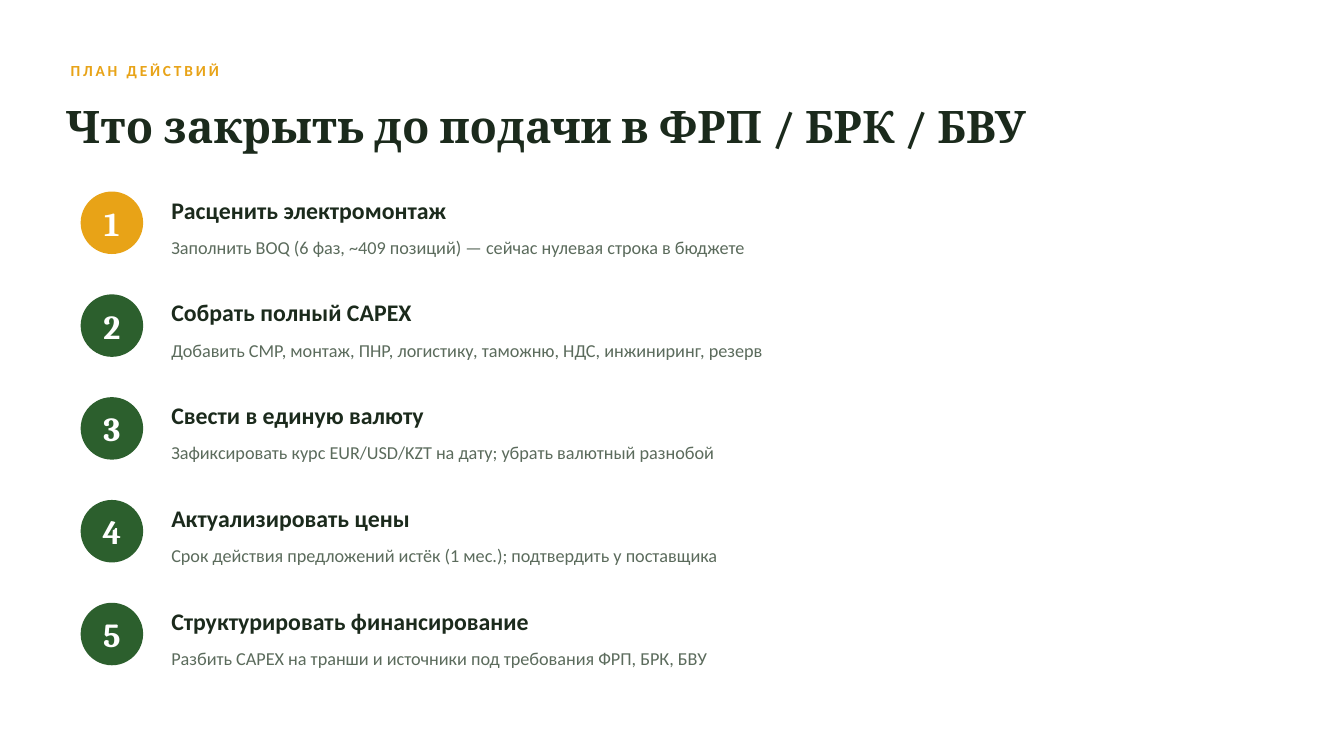
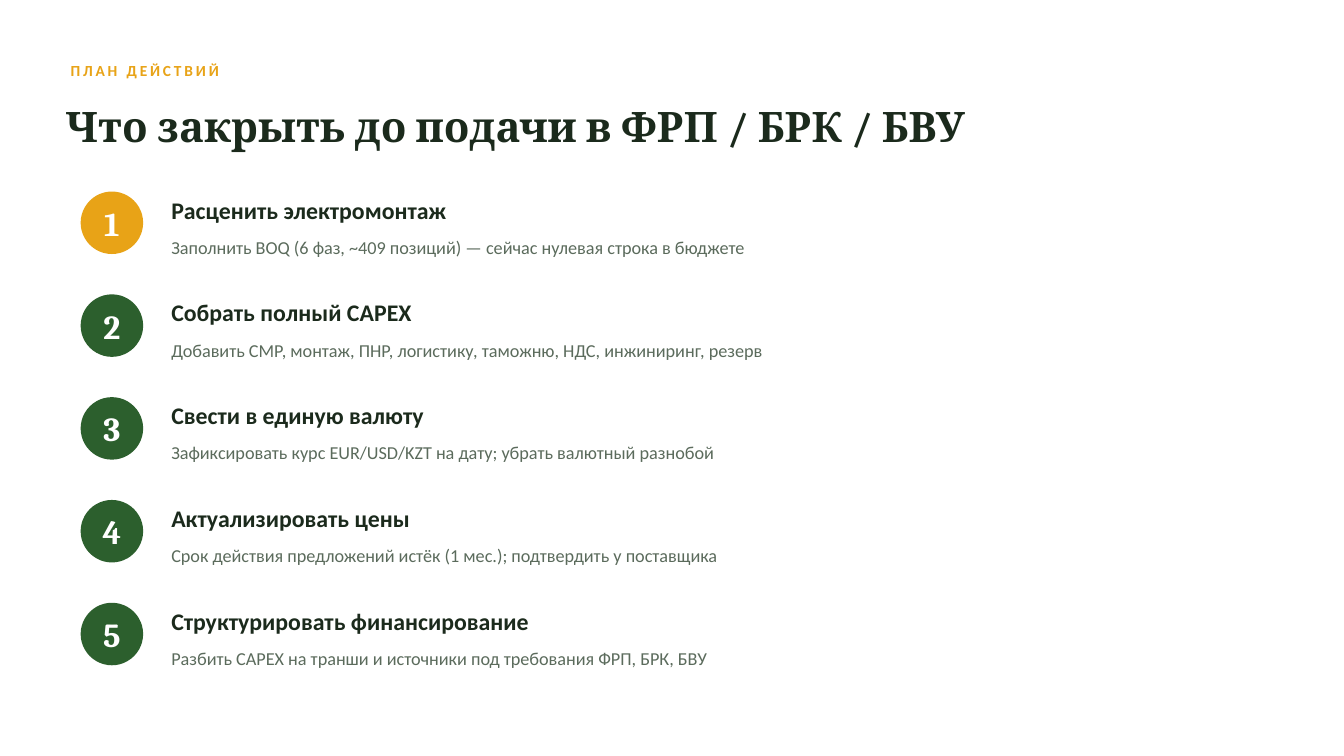
Before and after one commit to aoobakirov/board-presentation, a slide deck: slide 9 of Kazbiofert_Budget_Brief.pptx (slide 5 before the commit). Drawn at 1344x756 pixels with LibreOffice and Linux fonts; fonts in the diff are those of the drawing. Boxes give left, top, right and bottom in pixels: in the first picture for what was removed or moved away, otherwise in the second. Text is boxed around its words. In the diff, an @@ line names an element or a change of style, - is before the commit and + after.

```diff
--- a/Kazbiofert_Budget_Brief.pptx
+++ b/Kazbiofert_Budget_Brief.pptx
@@ text "Что закрыть до подачи в ..." at bbox=[65, 111, 965, 152]: size 32 to 30 pt @@
```
Also in this commit, not shown: 3 other slides changed, 4 slides added, 1 other file.
